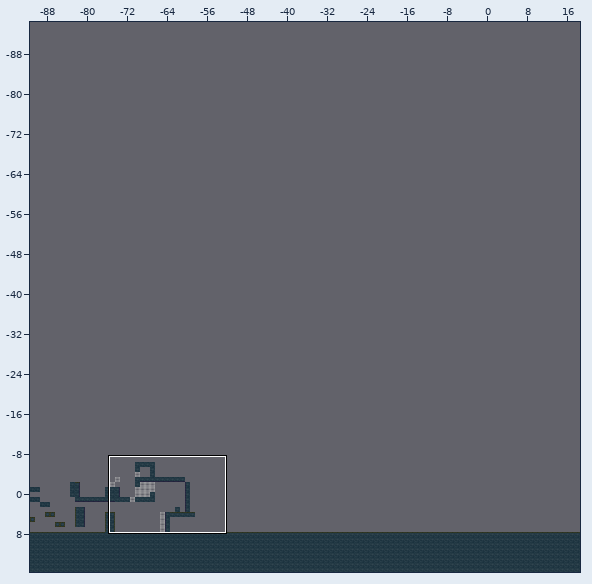
Two versions of a level (Tiled map, Assets/TileSource/CityTileMap.tmx). Above, an overview of the earlier version with the close-up marked.
Close-up. As it was:
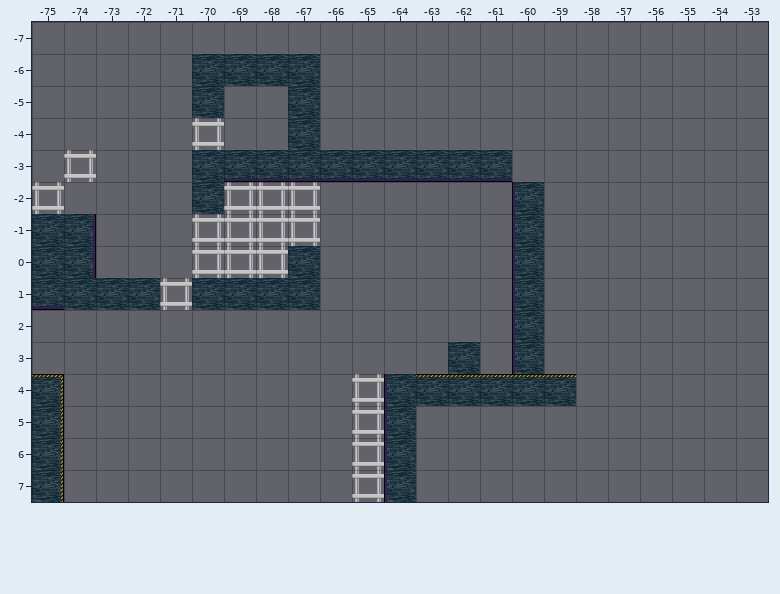
Cells are 32x32 px. Shown: x -75..-53, y -7..7.
New version:
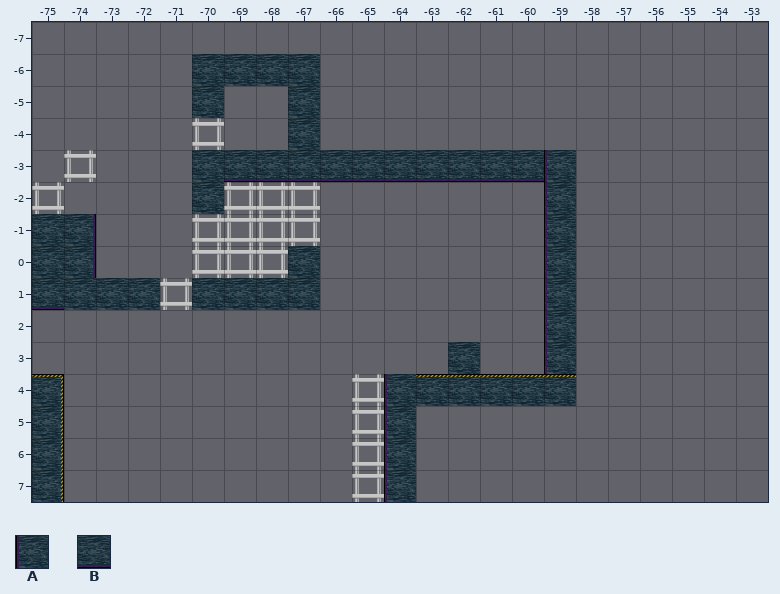
Key: from "Robotset": A 22, B 23.
_ is an empty cell.
What changed:
Layer "GroundTiles":
The author cleared tile A in rows -2 to 3 at x -60.
Layer "MagTiles":
The edit adds tile A in rows -3 to 3 at x -59.
The edit adds tile B in row -3 at x -60.
Pixel boxes of the changes (left, top, right, bottom) in both close-ups:
changed: (512, 150, 576, 374)
